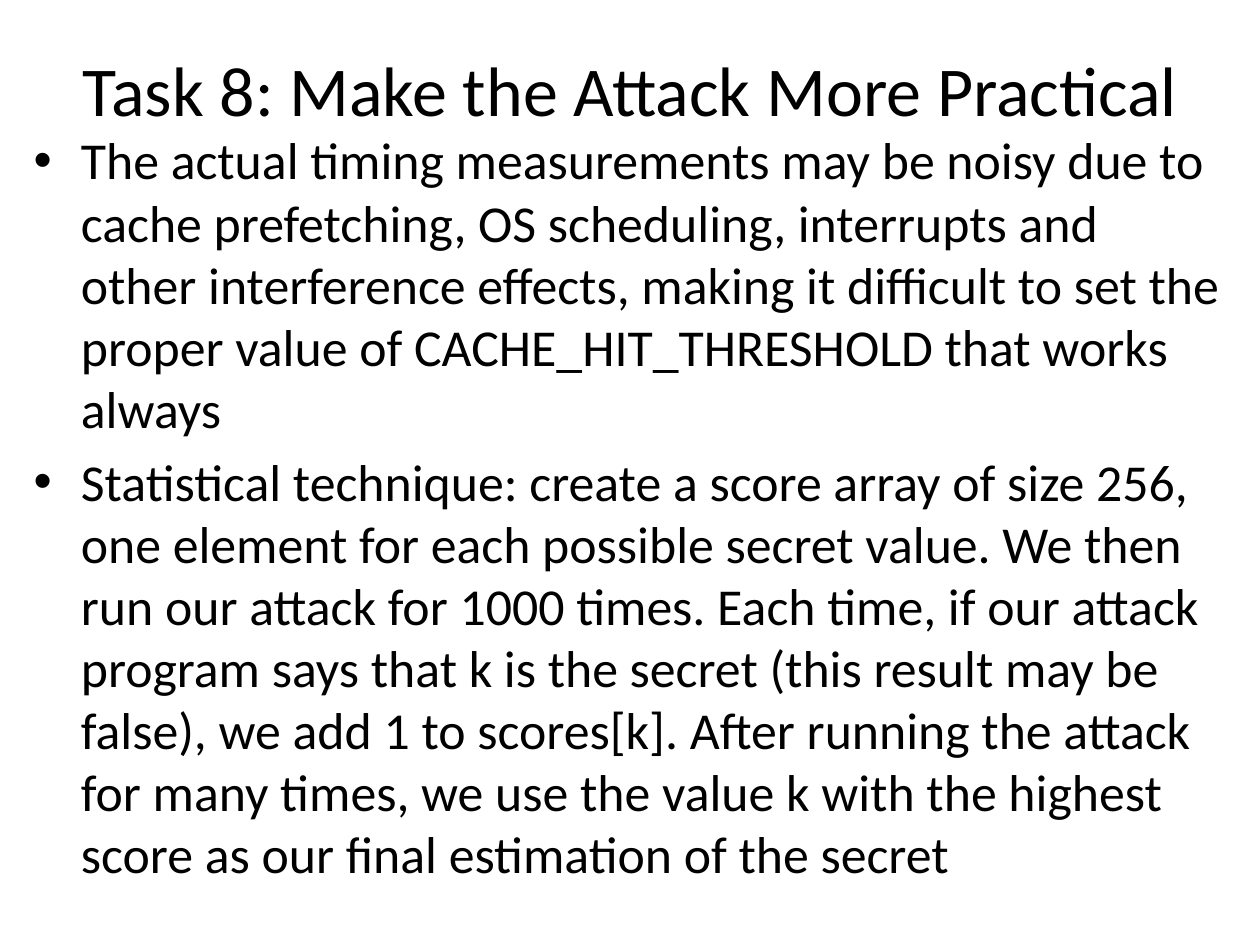
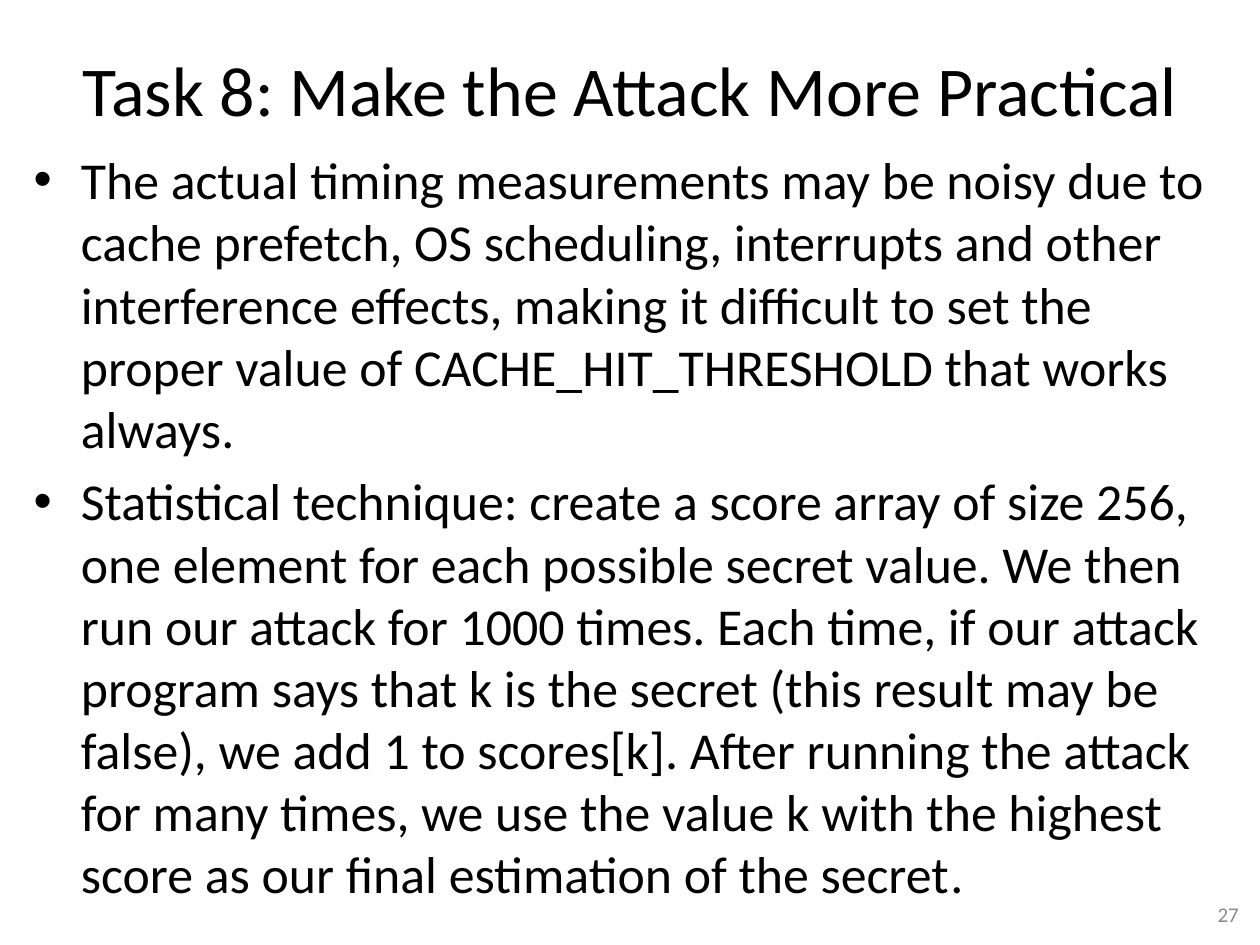
Before and after one commit to gulaoshi/gu.github.io, a slide deck: slide 27 of InfoSec/PPTs/Labs/Lab5-6-Meltdown&Spectre.pptx (slide 28 before the commit). Drawn at 1260x945 pixels with LibreOffice and Linux fonts; fonts in the diff are those of the drawing. Boxes give left, top, right and bottom in pixels: in the first picture for what was removed or moved away, otherwise in the second. Text is boxed around its words. In the diff, an @@ line names an element or a change of style, - is before the commit and + after.

Commit message:
xx

```diff
--- a/InfoSec/PPTs/Labs/Lab5-6-Meltdown&Spectre.pptx
+++ b/InfoSec/PPTs/Labs/Lab5-6-Meltdown&Spectre.pptx
@@ text at [81,163,1203,894]: text changed @@
-• The actual timing measurements may be noisy due to cache prefetching, OS scheduling, interrupts and other interference effects, making it difficult to set the proper value of CACHE_HIT_THRESHOLD that works always
-• Statistical technique: create a score array of size 256, one element for each possible secret value. We then run our attack for 1000 times. Each time, if our attack program says that k is the secret (this result may be false), we add 1 to scores[k]. After running the attack for many times, we use the value k with the highest score as our final estimation of the secret
+• The actual timing measurements may be noisy due to cache prefetch, OS scheduling, interrupts and other interference effects, making it difficult to set the proper value of CACHE_HIT_THRESHOLD that works always.
+• Statistical technique: create a score array of size 256, one element for each possible secret value. We then run our attack for 1000 times. Each time, if our attack program says that k is the secret (this result may be false), we add 1 to scores[k]. After running the attack for many times, we use the value k with the highest score as our final estimation of the secret.
@@ page number added at [1218,908,1239,922], 12 pt, text #8C8C8C @@
+27
```
Also in this commit, not shown: 44 other slides changed, 1 slide removed.
